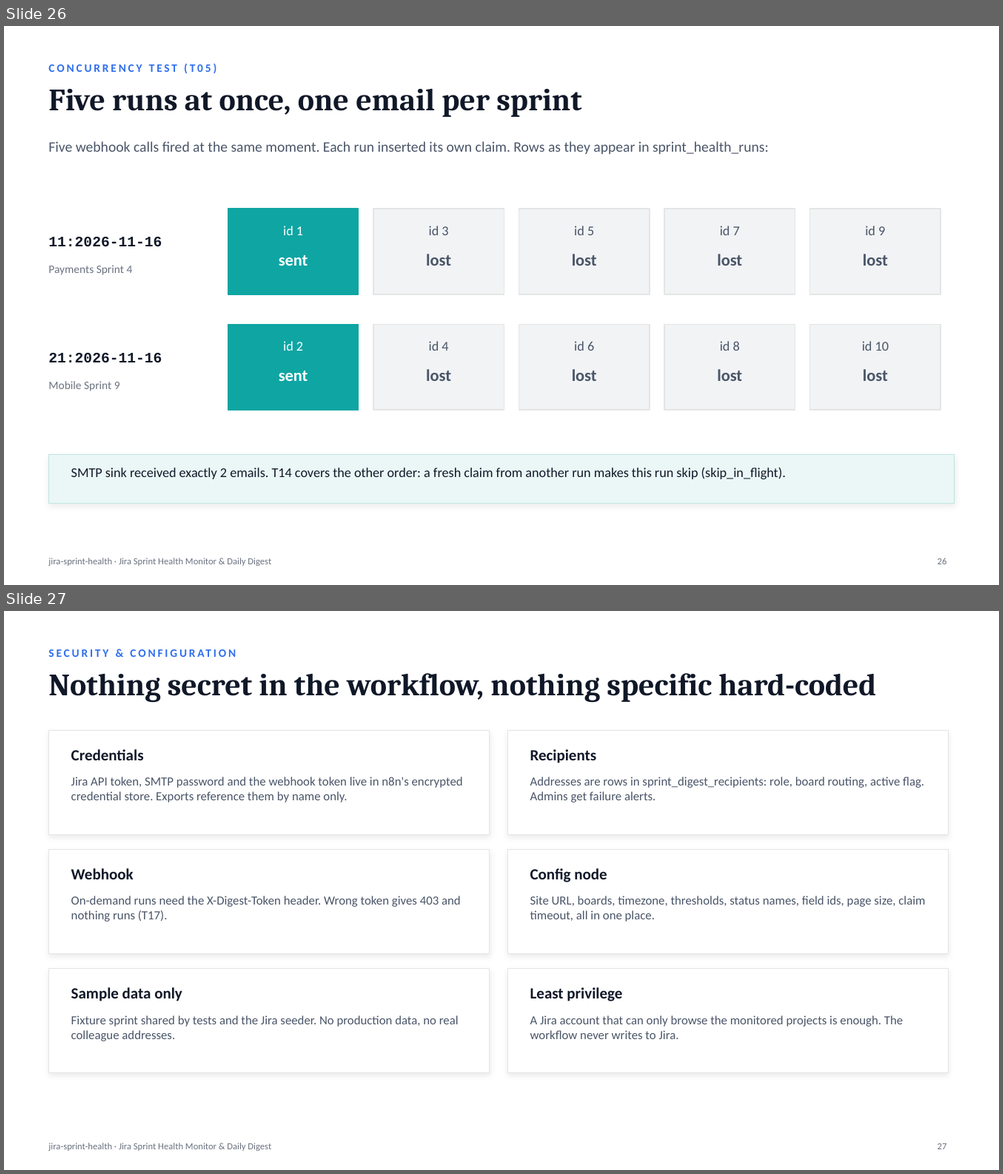
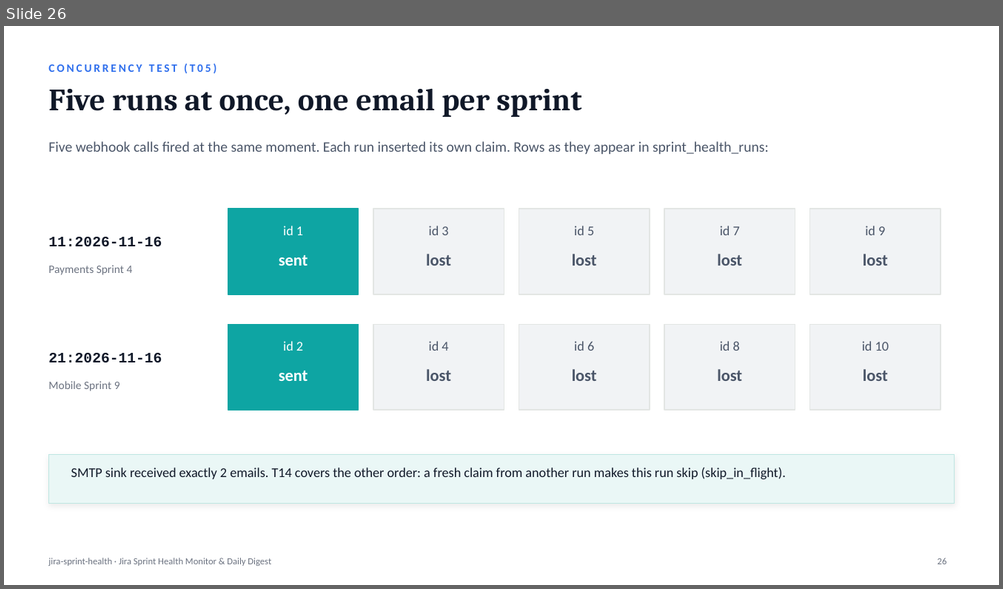
Before and after one commit to Chethan616/jira-sprint-health-n8n, a slide deck: deck/Jira-Sprint-Health-Monitor.pptx. Shown one above the other, each under a label of ours: slides 26 and 27 before the commit, slide 26 after it. The pictures are 1003x1174 and 1003x589 pixels, drawn with LibreOffice and Linux fonts; fonts in the diff are those of the drawing. Boxes give left, top, right and bottom in pixels: in the first picture for what was removed or moved away, otherwise in the second. Text is boxed around its words. In the diff, an @@ line names an element or a change of style, - is before the commit and + after.

```diff
--- a/deck/Jira-Sprint-Health-Monitor.pptx
+++ b/deck/Jira-Sprint-Health-Monitor.pptx
@@ slide 27 removed at [4,611,999,1170], background #FFFFFF; not listed: 1 template element that a slide beside it also shows @@
@@ text removed at [48,642,720,664] @@
-SECURITY & CONFIGURATION
@@ text removed at [48,673,876,703] @@
-Nothing secret in the workflow, nothing specific hard-coded
@@ rectangle removed at [48,730,489,834] @@
@@ rectangle removed at [508,730,948,834] @@
@@ text removed at [71,749,144,760] @@
-Credentials
@@ text removed at [530,749,597,763] @@
-Recipients
@@ text removed at [71,777,463,803] @@
-Jira API token, SMTP password and the webhook token live in n8n's encrypted credential store. Exports reference them by name only.
@@ text removed at [530,777,924,803] @@
-Addresses are rows in sprint_digest_recipients: role, board routing, active flag. Admins get failure alerts.
@@ rectangle removed at [48,850,489,954] @@
@@ rectangle removed at [508,850,948,954] @@
@@ text removed at [71,869,134,880] @@
-Webhook
@@ text removed at [530,869,606,883] @@
-Config node
@@ text removed at [71,896,461,922] @@
-On-demand runs need the X-Digest-Token header. Wrong token gives 403 and nothing runs (T17).
@@ text removed at [530,896,925,922] @@
-Site URL, boards, timezone, thresholds, status names, field ids, page size, claim timeout, all in one place.
@@ rectangle removed at [48,969,489,1073] @@
@@ text removed at [71,988,182,1002] @@
-Sample data only
@@ rectangle removed at [508,969,948,1073] @@
@@ text removed at [530,988,622,1002] @@
-Least privilege
@@ text removed at [71,1016,458,1042] @@
-Fixture sprint shared by tests and the Jira seeder. No production data, no real colleague addresses.
@@ text removed at [530,1016,902,1039] @@
-A Jira account that can only browse the monitored projects is enough. The workflow never writes to Jira.
@@ page number removed at [937,1144,947,1150] @@
-27
```
Also in this commit, not shown: 8 slides changed, 1 other slide removed, 5 other files.
